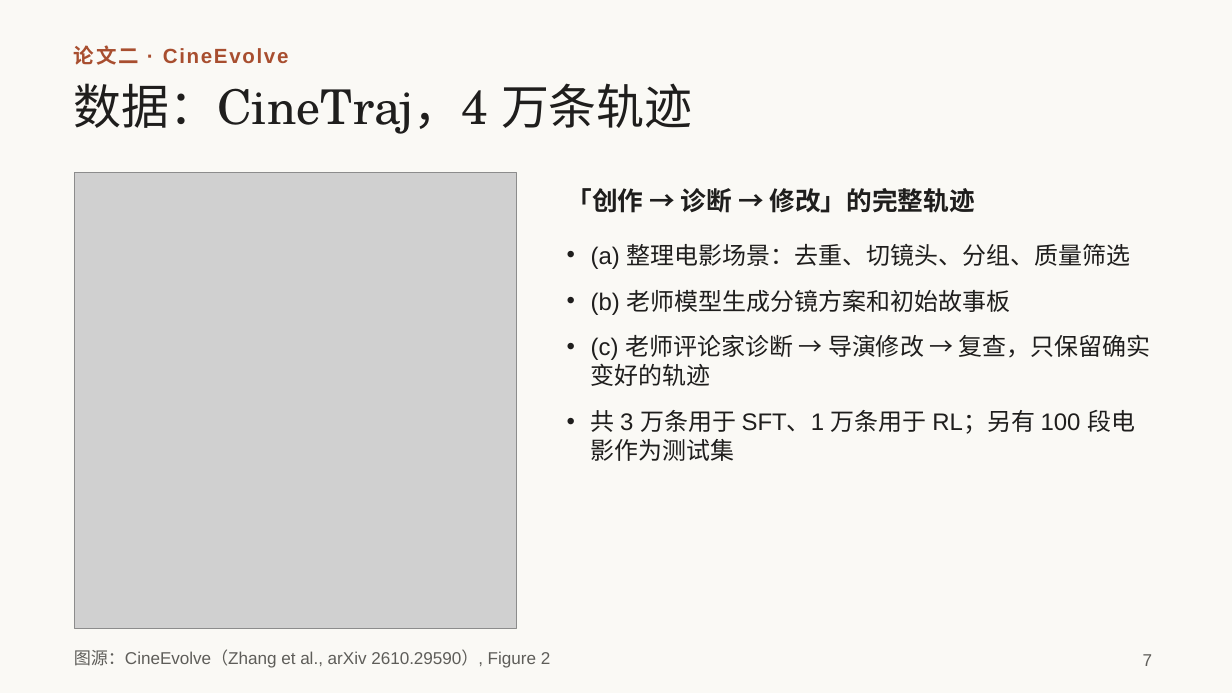
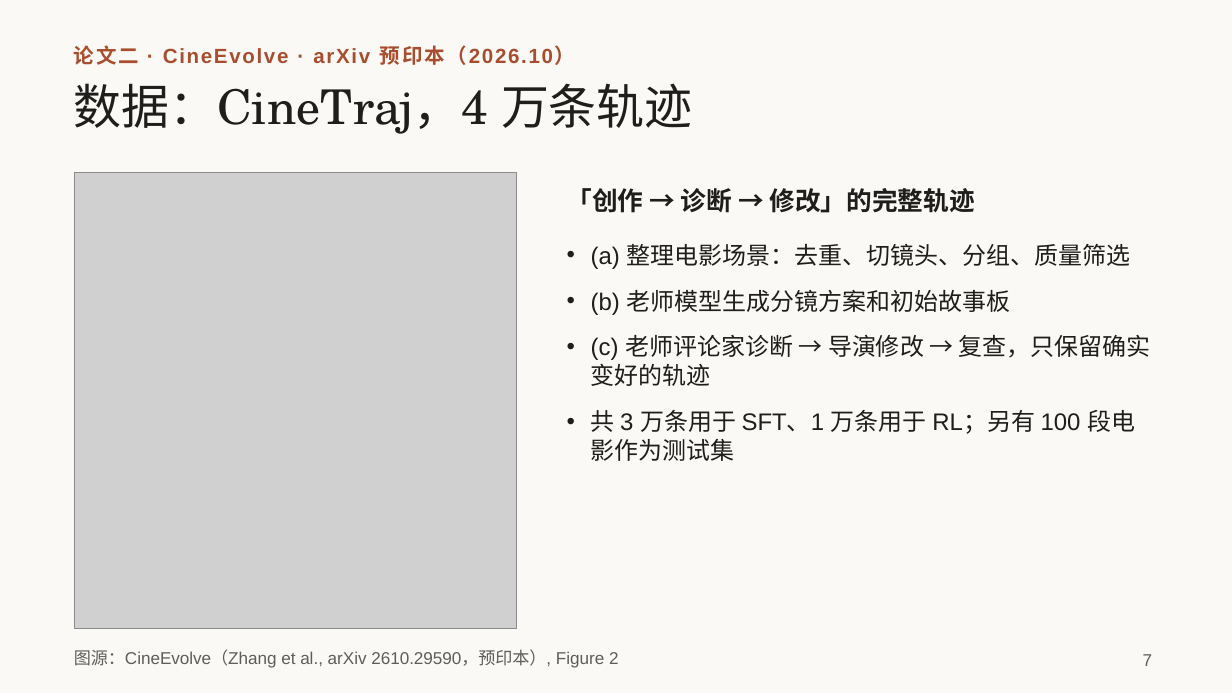
Before and after one commit to irving-2222/ICML, a slide deck: slide 7 of talk/研究分享_从多智能体协作到自进化.pptx. Drawn at 1232x693 pixels with LibreOffice and Linux fonts; fonts in the diff are those of the drawing; grey boxes stand for pictures. Boxes give left, top, right and bottom in pixels: in the first picture for what was removed or moved away, otherwise in the second. Text is boxed around its words. In the diff, an @@ line names an element or a change of style, - is before the commit and + after.

```diff
--- a/talk/研究分享_从多智能体协作到自进化.pptx
+++ b/talk/研究分享_从多智能体协作到自进化.pptx
@@ text at (74,45,576,65): text changed @@
-论文二 · CineEvolve
+论文二 · CineEvolve · arXiv 预印本（2026.10）
@@ text at (74,649,619,668): text changed @@
-图源：CineEvolve（Zhang et al., arXiv 2610.29590）, Figure 2
+图源：CineEvolve（Zhang et al., arXiv 2610.29590，预印本）, Figure 2
```
Also in this commit, not shown: 6 other slides changed.
